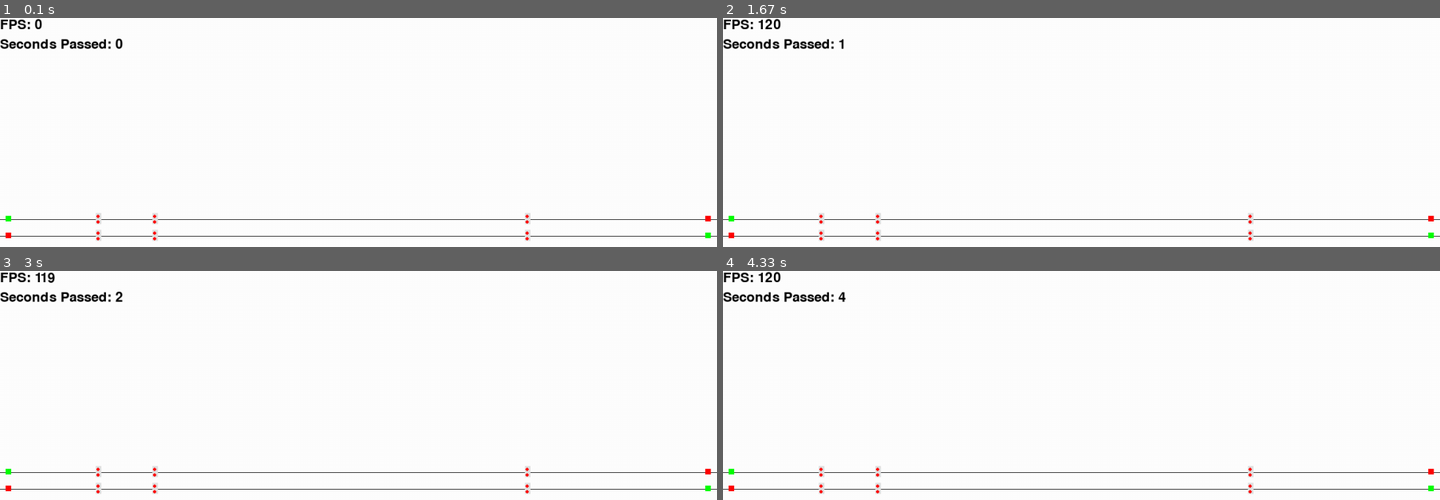
Above: before the commit, frames 1-4 (two rows, left to right).
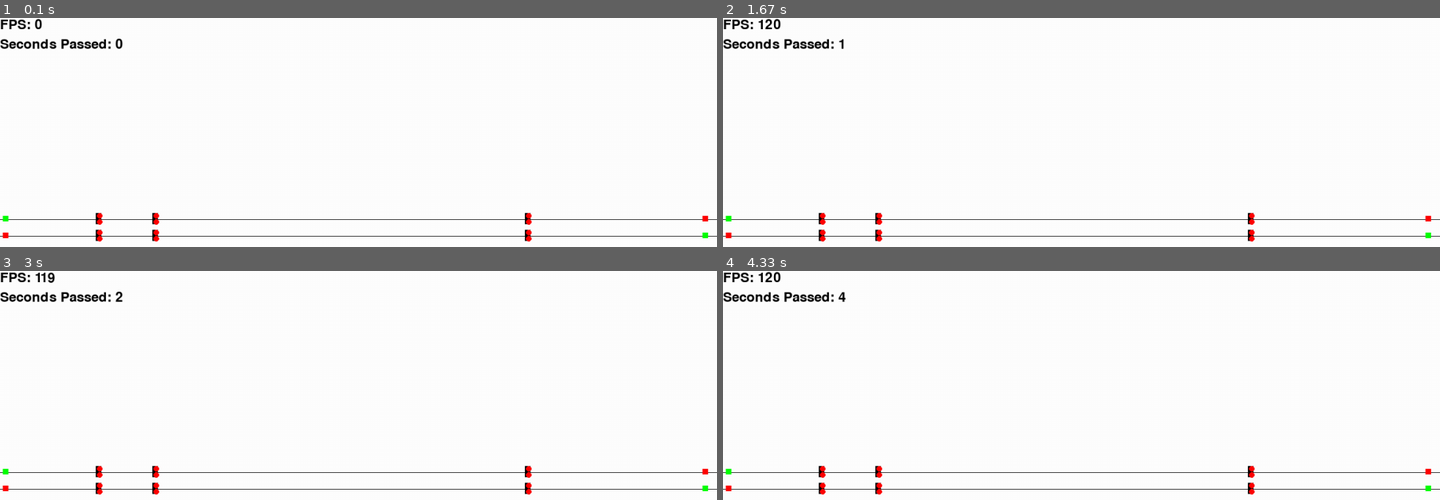
Above: after the commit, the same moments.

Repository: tmcleroy/SimTraffic
Game: pygame game, started from Main.py
Same seed, same stepped clock (60 frames per second), same inputs: the game is played once before the commit and once after it.
Inputs:
- Up to frame 1 (0.1 s): no input
- Up to frame 2 (1.67 s): no input
- Up to frame 3 (3 s): no input
- Up to frame 4 (4.33 s): no input

The runs differ from the first frame. In frame 1, 0.4% of the frame differs, in the area x 0-100%, y 85-98%; in frame 2, 0.4%; in frame 3, 0.4%; in frame 4, 0.4%.

Commit message:
Improved graphical alignments

Diff:
--- a/RoadFeatures.py
+++ b/RoadFeatures.py
@@ -69,7 +69,7 @@
         self.isDrawable = True
 
     def draw(self):
-        pygame.draw.rect(self.screen, self.color, (self.x, self.y-(self.width/2), self.width, self.height), 0)
+        pygame.draw.rect(self.screen, self.color, (self.x-(self.height/2), self.y-(self.width/2), self.width, self.height), 0)
 
 class Exit:
     def __init__(self, name, screen, x=0, y=0, width=5, height=5, color=red):
@@ -83,13 +83,13 @@
         self.isDrawable = True
 
     def draw(self):
-        pygame.draw.rect(self.screen, self.color, (self.x, self.y-(self.width/2), self.width, self.height), 0)
+        pygame.draw.rect(self.screen, self.color, (self.x-(self.height/2), self.y-(self.width/2), self.width, self.height), 0)
 
 
 
 class LightPole:
 
-    def __init__(self, name, id, screen, light1, light2, x=0, y=0, width=5, height=5, color=light_grey):
+    def __init__(self, name, id, screen, light1, light2, x=0, y=0, width=5, height=5, color=black):
         self.name = name
         self.id = int(id)
         self.screen = screen
@@ -110,11 +110,11 @@
         #pygame.draw.rect(self.screen, self.color, (self.x,self.y,self.width,self.height))
         #draw the lights
         if self.id%2 == 1:
-            pygame.draw.circle(self.screen, self.light1.color, (int(self.x+self.light1.diameter-3),int(self.y)), self.light1.diameter)
-            pygame.draw.circle(self.screen, self.light2.color, (int(self.x+self.light1.diameter+7),int(self.y)), self.light2.diameter)
+            pygame.draw.circle(self.screen, self.light1.color, (int(self.x+self.light1.diameter+(self.height/4)+2),int(self.y)), int(self.height/2))
+            pygame.draw.circle(self.screen, self.light2.color, (int(self.x+self.light1.diameter+(self.height)+6),int(self.y)), int(self.height/2))
         elif self.id%2 == 0:
-            pygame.draw.circle(self.screen, self.light1.color, (int(self.x+self.light1.diameter+1),int(self.y-5)), self.light1.diameter)
-            pygame.draw.circle(self.screen, self.light2.color, (int(self.x+self.light2.diameter+1),int(self.y+5)), self.light2.diameter)
+            pygame.draw.circle(self.screen, self.light1.color, (int(self.x+self.light1.diameter+(self.width/4)+2),int(self.y-(self.width/2))), int(self.width/2))
+            pygame.draw.circle(self.screen, self.light2.color, (int(self.x+self.light2.diameter+(self.width/4)+2),int(self.y+(self.width/2))), int(self.width/2))
 
 
 class Light:
--- a/RoadSystem2.py
+++ b/RoadSystem2.py
@@ -64,18 +64,18 @@
                     splt = '>'
                 for j, elem in enumerate(rdstr.split(splt)):
                     if 'En' in elem:
-                        self.features[elem].x, self.features[elem].y = ((xCoord+(i*RoadSystem2.roadGap)-(RoadSystem2.roadGap/2)-(self.features[elem].width/2)), ((self.height/2)-((roadLen/2)*self.segmentSize)+(j*self.segmentSize)+self.roadGap))
+                        self.features[elem].x, self.features[elem].y = ((xCoord+(i*RoadSystem2.roadGap)-(RoadSystem2.roadGap/2)), ((self.height/2)-((roadLen/2)*self.segmentSize)+(j*self.segmentSize)+self.roadGap))
                         self.features[elem].width, self.features[elem].height = self.segmentSize, self.segmentSize
                     elif 'Ex' in elem:
-                        self.features[elem].x, self.features[elem].y = ((xCoord+(i*RoadSystem2.roadGap)-(RoadSystem2.roadGap/2)-(self.features[elem].width/2)), ((self.height/2)-((roadLen/2)*self.segmentSize)+(j*self.segmentSize)+self.roadGap))
+                        self.features[elem].x, self.features[elem].y = ((xCoord+(i*RoadSystem2.roadGap)-(RoadSystem2.roadGap/2)), ((self.height/2)-((roadLen/2)*self.segmentSize)+(j*self.segmentSize)+self.roadGap))
                         self.features[elem].width, self.features[elem].height = self.segmentSize, self.segmentSize
                     #********************************************************
                     elif 'Po' in elem:
                         if splt == '<':
-                            self.features[elem].x, self.features[elem].y = ((xCoord+(i*RoadSystem2.roadGap)-(RoadSystem2.roadGap/2)-(self.features[elem].width/2)), ((self.height/2)-((i*RoadSystem2.roadGap)*2)+self.roadGap*2)-self.segmentSize)
+                            self.features[elem].x, self.features[elem].y = ((xCoord+(self.segmentSize/2)), ((self.height/2)-((i*RoadSystem2.roadGap)*2)+self.roadGap*2)-self.segmentSize)
                             self.features[elem].width, self.features[elem].height = self.segmentSize*2, self.segmentSize
                         elif splt == '>':
-                            self.features[elem].x, self.features[elem].y = ((xCoord+(i*RoadSystem2.roadGap)-(RoadSystem2.roadGap/2)-(self.features[elem].width/2)), ((self.height/2)-((i*RoadSystem2.roadGap)*2)+self.roadGap*2)+self.segmentSize)
+                            self.features[elem].x, self.features[elem].y = ((xCoord+(self.segmentSize/2)-RoadSystem2.roadGap), ((self.height/2)-((i*RoadSystem2.roadGap)*2)+self.roadGap*2)+self.segmentSize)
                             self.features[elem].width, self.features[elem].height = self.segmentSize*2, self.segmentSize
                 self.features["SR"+str(num+1)+str(i)] = Road("SideRoad"+str(num+1), id, self.screen, [(xCoord+(i*RoadSy …(195 unchanged characters)…
 
Not shown, changed: TODO.txt
